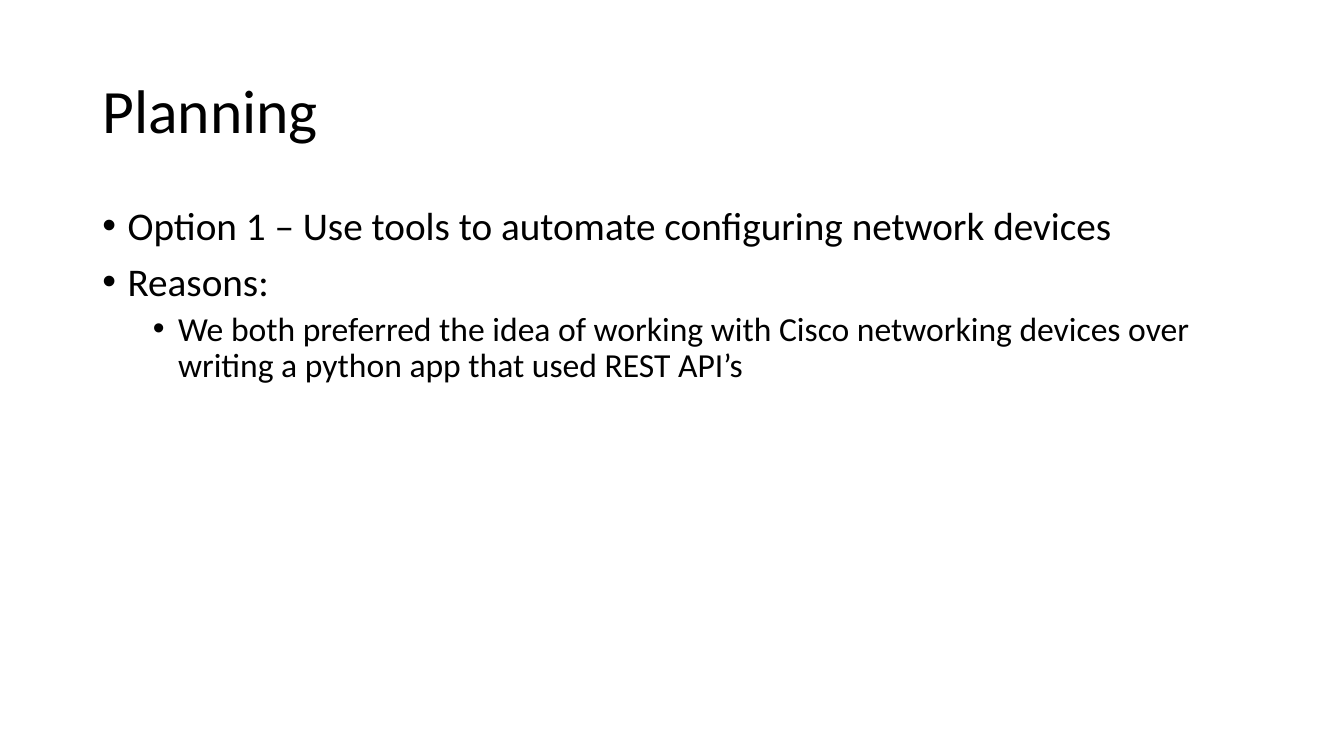
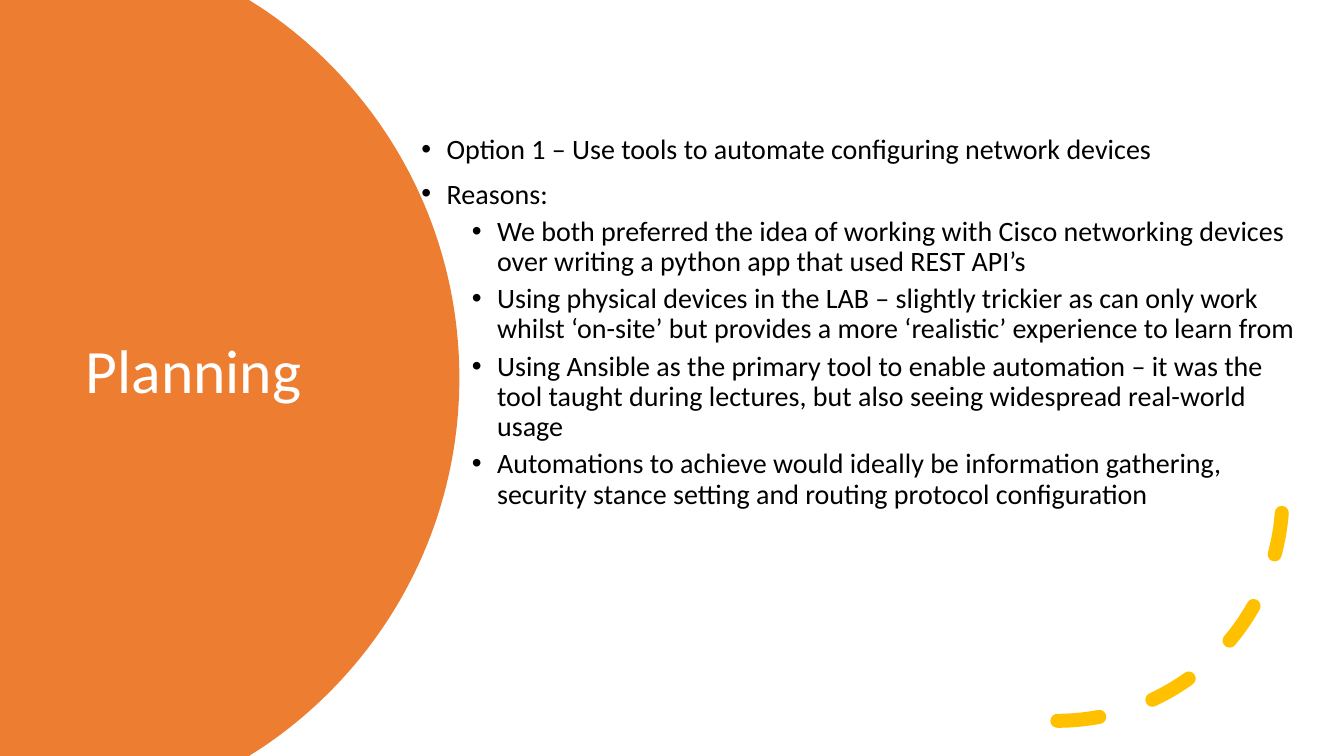
Before and after one commit to 2wheelsdown/NPAssignment2, a slide deck: slide 4 of Presentation.pptx. Drawn at 1344x756 pixels with LibreOffice and Linux fonts; fonts in the diff are those of the drawing. Boxes give left, top, right and bottom in pixels: in the first picture for what was removed or moved away, otherwise in the second. Text is boxed around its words. In the diff, an @@ line names an element or a change of style, - is before the commit and + after.

```diff
--- a/Presentation.pptx
+++ b/Presentation.pptx
@@ freeform shape added at [0,0,460,756], fill #ED7D31 @@
@@ text "Option 1 – Use tools ...": place and size @@
-text "Option 1 – Use tools ..." at [128,212,1189,383]
+text "Option 1 – Use tools ..." at [447,139,1294,509]
@@ text "Option 1 – Use tools ..." at [447,139,1294,509]: vertical alignment top to middle @@
@@ title "Planning": place and size @@
-title "Planning" at [102,90,317,144]
+title "Planning" at [86,350,301,404]
@@ title "Planning" at [86,350,301,404]: text colour #000000 to #FFFFFF @@
@@ text at [447,139,1283,276]: size 28 to 20 pt in "Option 1 – Use tools to automate ...", "Reasons:"; size 24 to 20 pt in "We both preferred the idea of working ..." @@
@@ text at [497,288,1294,509]: paragraphs added @@
+  • Using physical devices in the LAB – slightly trickier as can only work whilst ‘on-site’ but provides a more ‘realistic’ experience to learn from
+  • Using Ansible as the primary tool to enable automation – it was the tool taught during lectures, but also seeing widespread real-world usage
+  • Automations to achieve would ideally be information gathering, security stance setting and routing protocol configuration
@@ arc (boxed as its full ellipse) added at [833,271,1284,722], outline #FFC000 10 pt dashed @@
```
Also in this commit, not shown: 1 other slide changed, 2 slides added.
